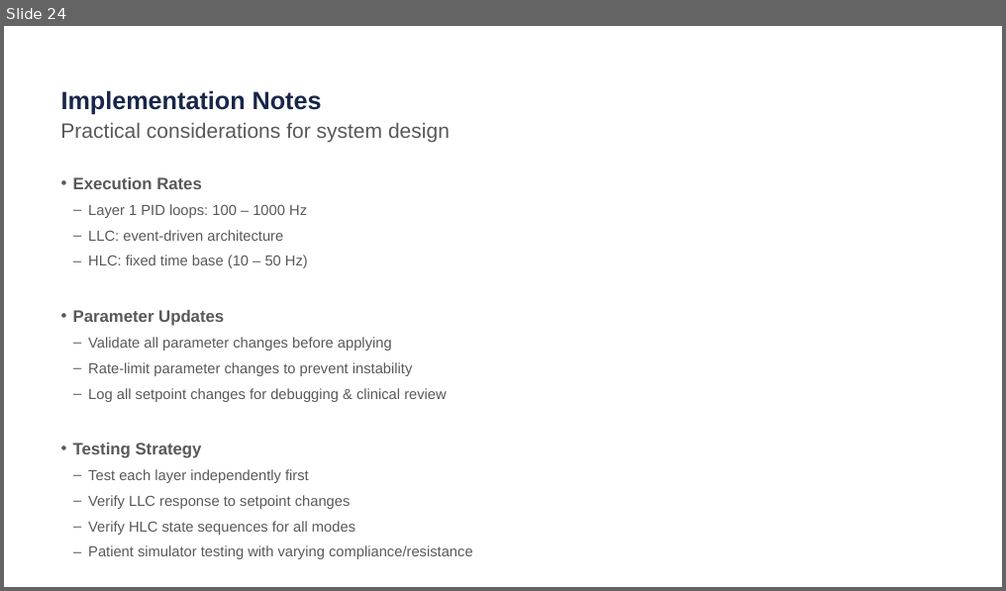
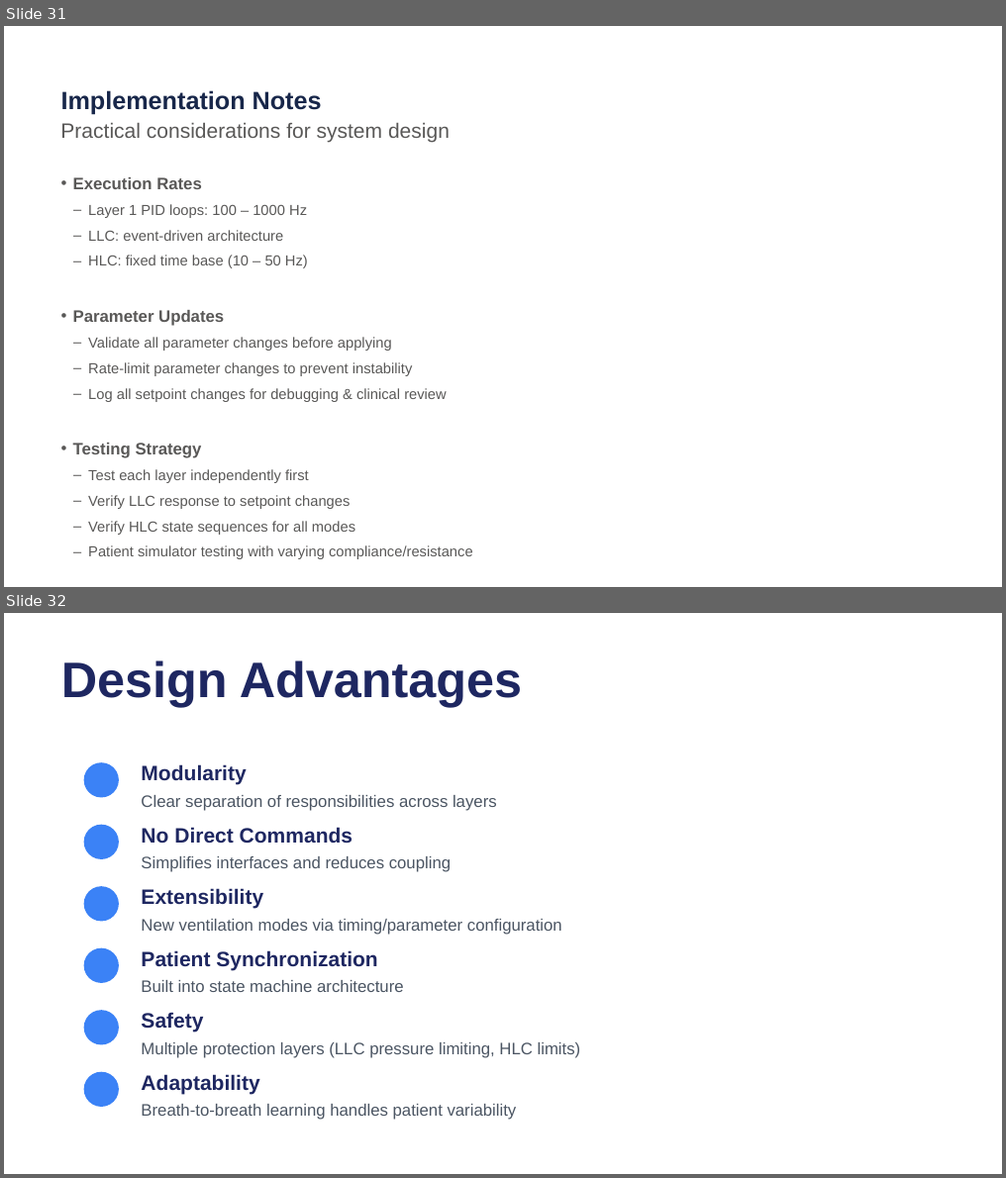
Before and after one commit to Teknosofen/ParallelMixer, a slide deck: documentation/presentation/Ventilator_Control_Architecture.pptx. Shown one above the other, each under a label of ours: slide 24 before the commit, slides 31 and 32 after it. The pictures are 1006x591 and 1006x1178 pixels, drawn with LibreOffice and Linux fonts; fonts in the diff are those of the drawing; background and template pictures are left out. Boxes give left, top, right and bottom in pixels: in the first picture for what was removed or moved away, otherwise in the second. Text is boxed around its words. In the diff, an @@ line names an element or a change of style, - is before the commit and + after.

```diff
--- a/documentation/presentation/Ventilator_Control_Architecture.pptx
+++ b/documentation/presentation/Ventilator_Control_Architecture.pptx
@@ slide 32 added at bbox=[4, 613, 1002, 1174], background #FFFFFF @@
@@ text added at bbox=[61, 661, 522, 707], 48 pt, text #1E2761, bold @@
+Design Advantages
@@ ellipse added at bbox=[84, 762, 119, 798], fill #3B82F6 @@
@@ text added at bbox=[141, 764, 246, 785], 20 pt, text #1E2761, bold @@
+Modularity
@@ text added at bbox=[141, 795, 497, 811], 16 pt, text #4B5563 @@
+Clear separation of responsibilities across layers
@@ ellipse added at bbox=[84, 825, 119, 861], fill #3B82F6 @@
@@ text added at bbox=[141, 827, 352, 844], 20 pt, text #1E2761, bold @@
+No Direct Commands
@@ text added at bbox=[141, 857, 450, 872], 16 pt, text #4B5563 @@
+Simplifies interfaces and reduces coupling
@@ ellipse added at bbox=[84, 886, 119, 922], fill #3B82F6 @@
@@ text added at bbox=[141, 888, 263, 909], 20 pt, text #1E2761, bold @@
+Extensibility
@@ text added at bbox=[141, 919, 562, 935], 16 pt, text #4B5563 @@
+New ventilation modes via timing/parameter configuration
@@ ellipse added at bbox=[84, 949, 119, 983], fill #3B82F6 @@
@@ text added at bbox=[141, 951, 377, 970], 20 pt, text #1E2761, bold @@
+Patient Synchronization
@@ text added at bbox=[141, 980, 404, 992], 16 pt, text #4B5563 @@
+Built into state machine architecture
@@ ellipse added at bbox=[84, 1011, 119, 1046], fill #3B82F6 @@
@@ text added at bbox=[141, 1012, 203, 1033], 20 pt, text #1E2761, bold @@
+Safety
@@ text added at bbox=[141, 1043, 581, 1059], 16 pt, text #4B5563 @@
+Multiple protection layers (LLC pressure limiting, HLC limits)
@@ ellipse added at bbox=[84, 1072, 119, 1107], fill #3B82F6 @@
@@ text added at bbox=[141, 1074, 259, 1094], 20 pt, text #1E2761, bold @@
+Adaptability
@@ text added at bbox=[141, 1104, 517, 1120], 16 pt, text #4B5563 @@
+Breath-to-breath learning handles patient variability
@@ what was slide 24 is now slide 31 @@
```
Also in this commit, not shown: 9 slides changed, 11 other slides added, 4 slides removed, 10 other files.
